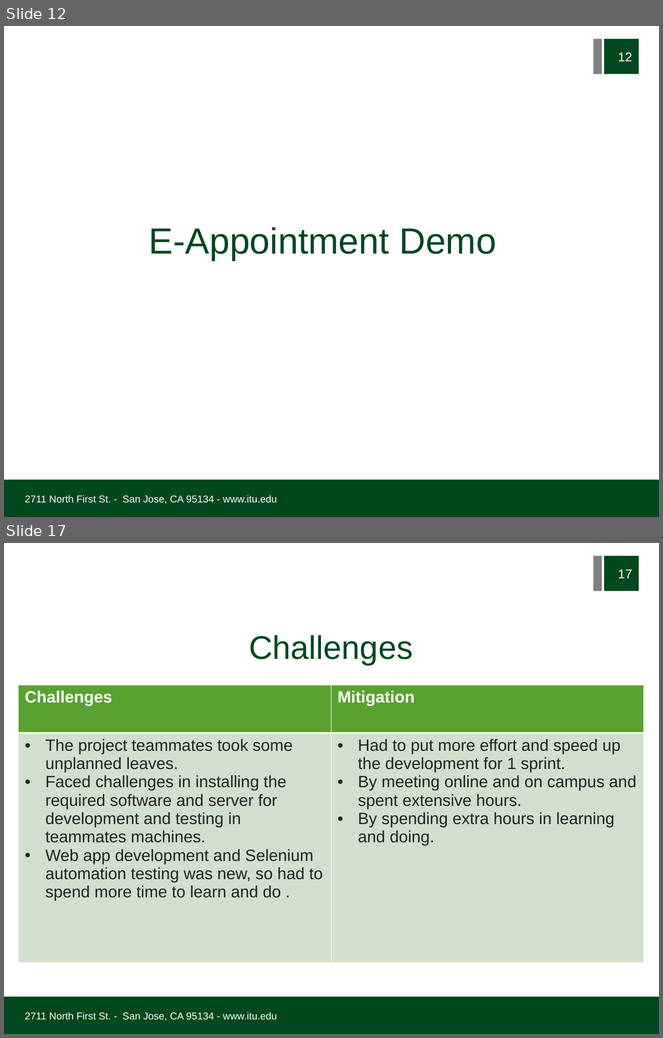
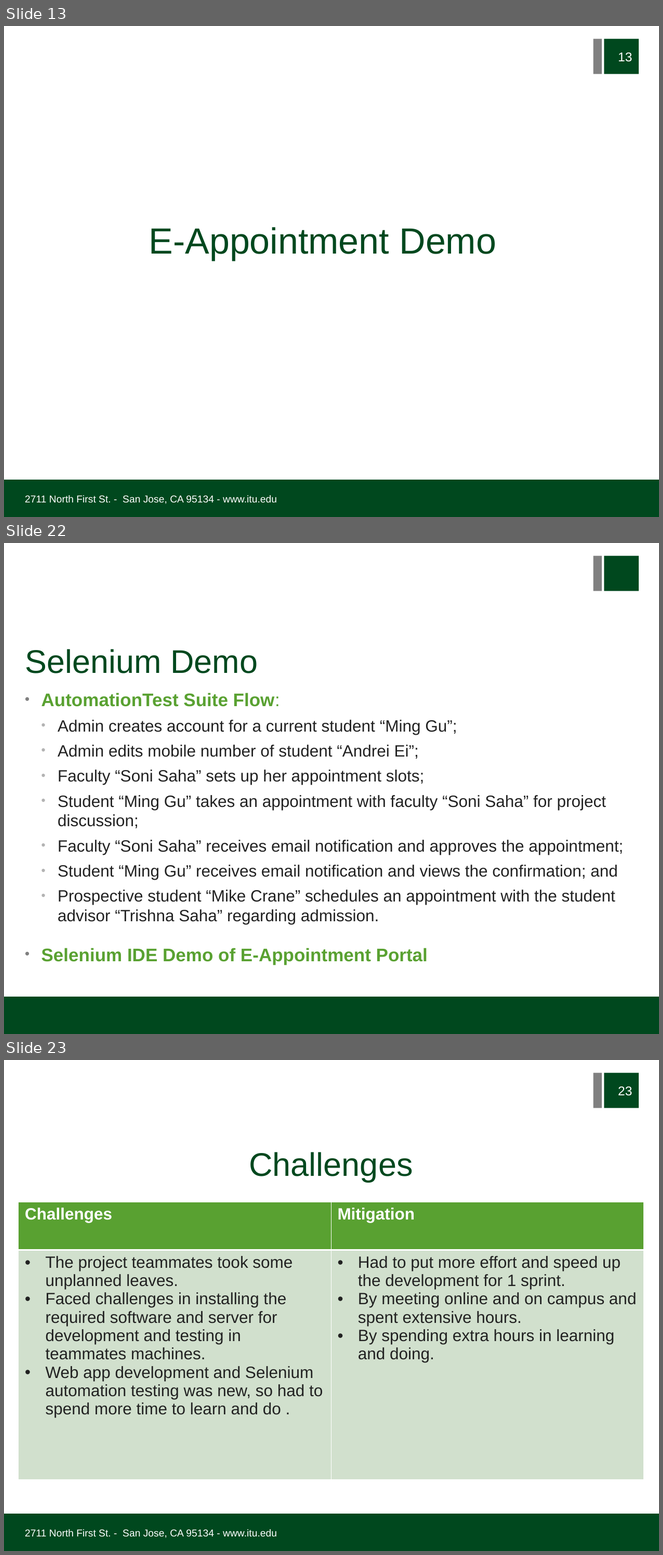
Before and after one commit to joshisange89/EAppointment, a slide deck: Documentation/Demo/Demo Presentation/E-Appointment_Demo.ppt. Shown one above the other, each under a label of ours: slides 12 and 17 before the commit, slides 13, 22 and 23 after it; the slides between them are not shown. The pictures are 663x1038 and 663x1555 pixels, drawn with LibreOffice and Linux fonts; fonts in the diff are those of the drawing; background and template pictures are left out. Boxes give left, top, right and bottom in pixels: in the first picture for what was removed or moved away, otherwise in the second. Text is boxed around its words. In the diff, an @@ line names an element or a change of style, - is before the commit and + after.

```diff
--- a/Documentation/Demo/Demo Presentation/E-Appointment_Demo.ppt
+++ b/Documentation/Demo/Demo Presentation/E-Appointment_Demo.ppt
@@ slide 22 added at [4, 543, 659, 1034], background #FFFFFF; not listed: 3 template elements that a slide beside it also shows @@
@@ title added at [25, 649, 258, 674], 36 pt, text #00481E @@
+Selenium Demo
@@ text added at [41, 693, 623, 965], 18 pt, text #212121 @@
+• AutomationTest Suite Flow:
+  • Admin creates account for a current student “Ming Gu”;
+  • Admin edits mobile number of student “Andrei Ei”;
+  • Faculty “Soni Saha” sets up her appointment slots;
+  • Student “Ming Gu” takes an appointment with faculty “Soni Saha” for project discussion;
+  • Faculty “Soni Saha” receives email notification and approves the appointment;
+  • Student “Ming Gu” receives email notification and views the confirmation; and
+  • Prospective student “Mike Crane” schedules an appointment with the student advisor “Trishna Saha” regarding admission.
+• Selenium IDE Demo of E-Appointment Portal
@@ what was slide 12 is now slide 13 @@
@@ page number at [618, 53, 632, 62]: text changed @@
-12
+13
@@ what was slide 17 is now slide 23 @@
@@ page number at [618, 1087, 632, 1096]: text changed @@
-17
+23
```
Also in this commit, not shown: 5 slides changed, 6 other slides added, 1 slide removed, 29 other files.
